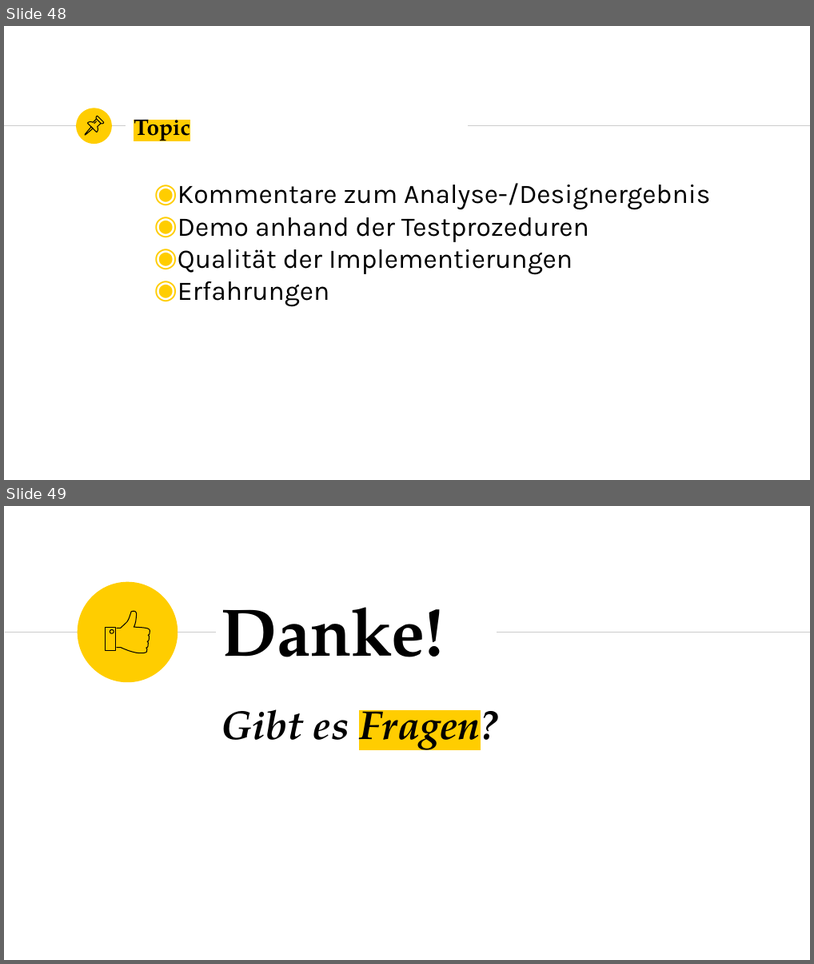
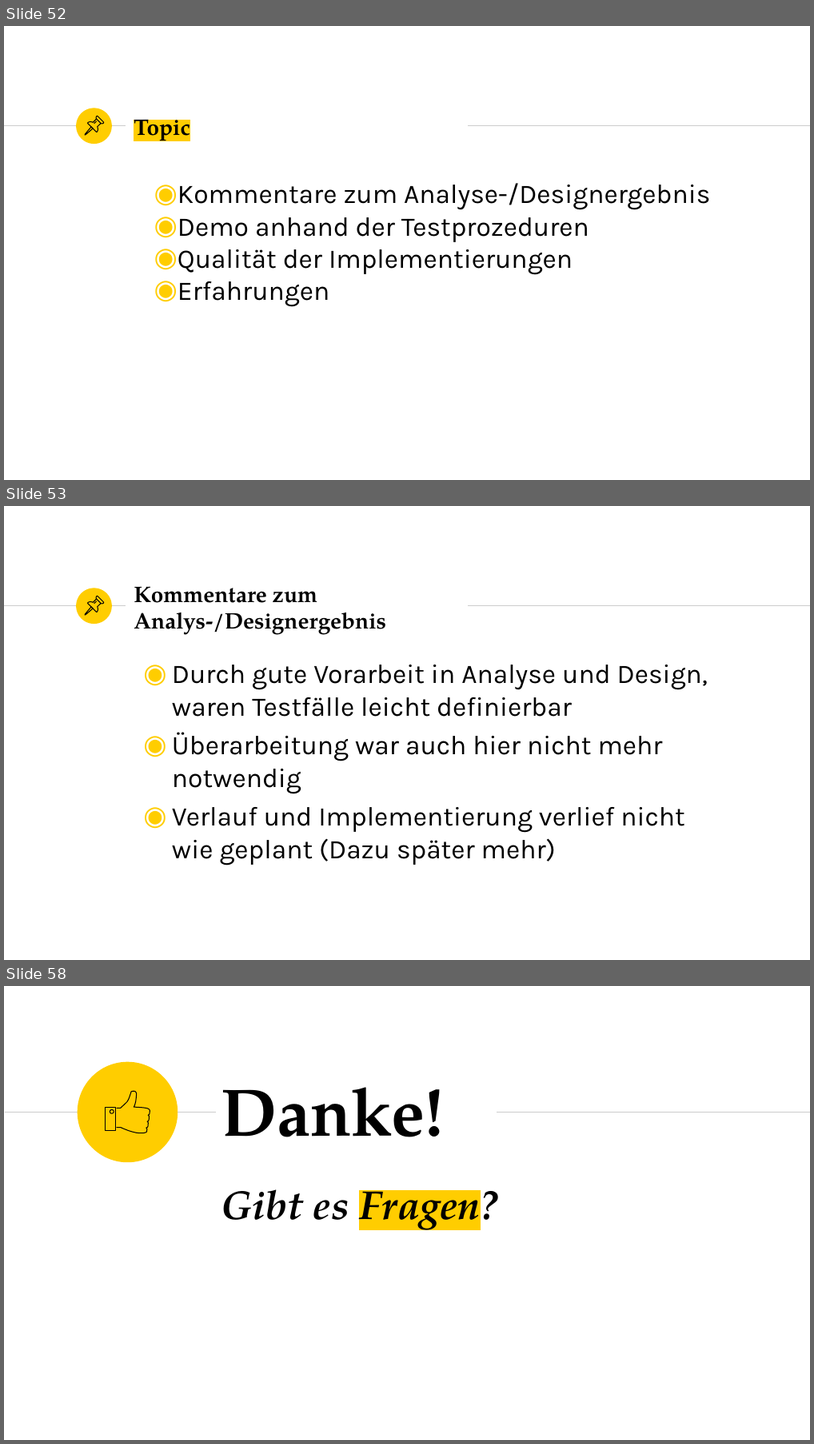
Before and after one commit to marcelherd/OOT-Projekt, a slide deck: Presentation/Presentation.pptx. Shown one above the other, each under a label of ours: slides 48 and 49 before the commit, slides 52, 53 and 58 after it; the slides between them are not shown. The pictures are 814x964 and 814x1444 pixels, drawn with LibreOffice and Linux fonts; fonts in the diff are those of the drawing. Boxes give left, top, right and bottom in pixels: in the first picture for what was removed or moved away, otherwise in the second. Text is boxed around its words. In the diff, an @@ line names an element or a change of style, - is before the commit and + after.

```diff
--- a/Presentation/Presentation.pptx
+++ b/Presentation/Presentation.pptx
@@ slide 53 added at (4, 506, 810, 960), background #FFFFFF; not listed: 3 template elements that a slide beside it also shows @@
@@ group added at (85, 596, 103, 615): 4 freeform shapes @@
@@ title added at (134, 586, 386, 635), 20 pt, text #000000, bold @@
+Kommentare zum Analys-/Designergebnis
@@ text added at (172, 664, 708, 865), 24 pt, text #000000 @@
+◉ Durch gute Vorarbeit in Analyse und Design, waren Testfälle leicht definierbar
+◉ Überarbeitung war auch hier nicht mehr notwendig
+◉ Verlauf und Implementierung verlief nicht wie geplant (Dazu später mehr)
@@ what was slide 48 is now slide 52 @@
@@ what was slide 49 is now slide 58 @@
```
Also in this commit, not shown: 8 other slides added.
